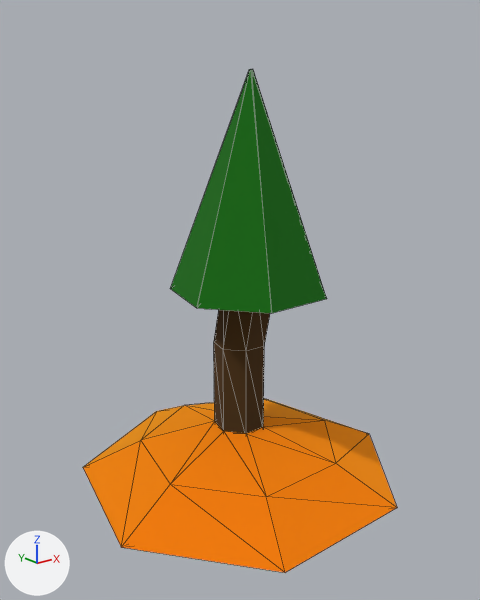
Two versions of the glTF model models/sappling.glb, one commit apart.
The view is the same before and after, from a camera (50 mm lens) standing at (-9.42, -12.02, 9.34) and looking at (0.12, -0.09, 4.57). The lights are fixed; the arrows at lower left show +X, +Y and +Z. Mesh edges are drawn as thin lines. Vertices at the same position are counted once.
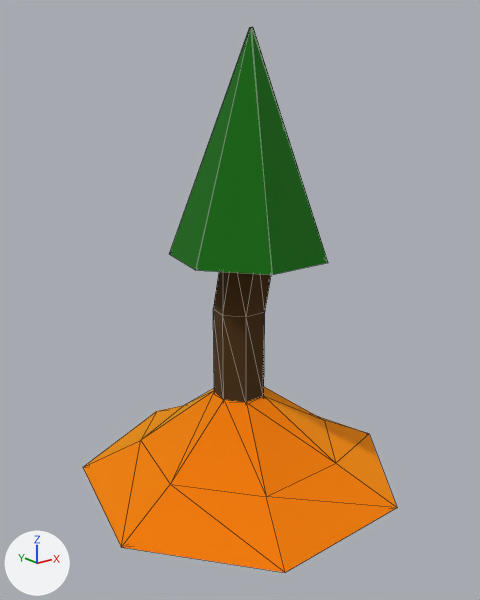
Pixel boxes (x1, y1, x2, y2) of what changed, in the pictures (480 x 600 px):
'Cylinder', reshaped, turned, rescaled: before (83, 69, 397, 573); after (83, 27, 397, 573)

The edits, one by one:
me_cylinder is used by ob_cylinder; location (0.0, 0.0, 2.11); scale (0.75, 0.75, 1.0).
me_cylinder had 63 vertices, 122 faces and spanned x -5.12..5.57, y -4.99..5.44, z -2.14..7.7.
me_cylinder now has 63 vertices, 122 faces and spans x -3.84..4.18, y -2.14..8.56, z -4.08..3.74.
me_cylinder part 1: 63 of 63 vertices moved; they spanned x -5.12..5.57, y -4.99..5.44, z -2.14..7.7 and now span x -3.84..4.18, y -2.14..8.56, z -4.08..3.74; mean shift (-0.1, 2.23, -1.42); largest move (0.61, -0.18, 7.7) -> (0.46, 8.56, 0.13).
Object 'Cylinder' (ob_cylinder) is rescaled from (0.75, 0.75, 1.0) to (1.0, 1.0, 1.0).
Object 'Cylinder' (ob_cylinder) turns from (0, 0, 0) to (90, 0, 0) degrees about x, y and z.
